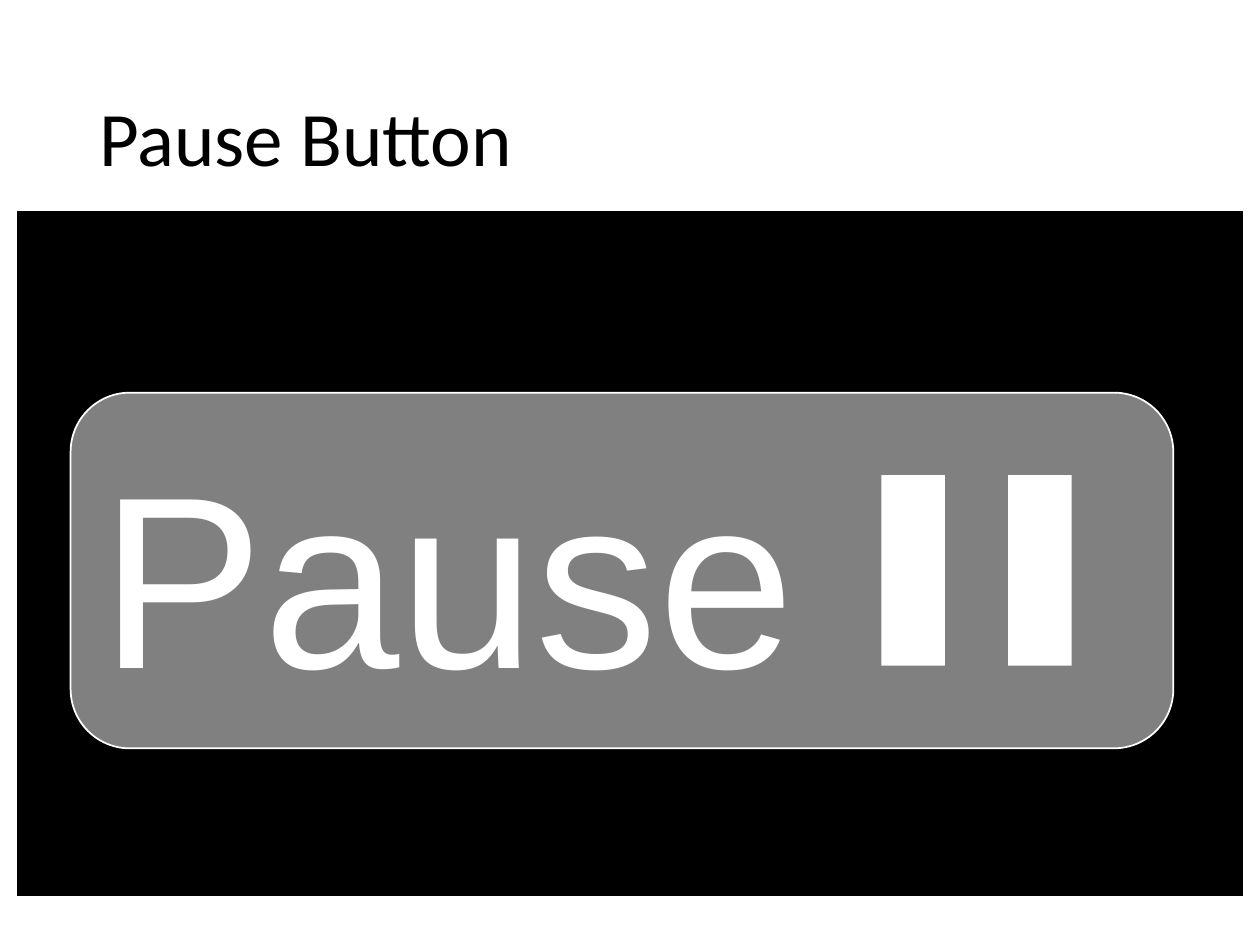
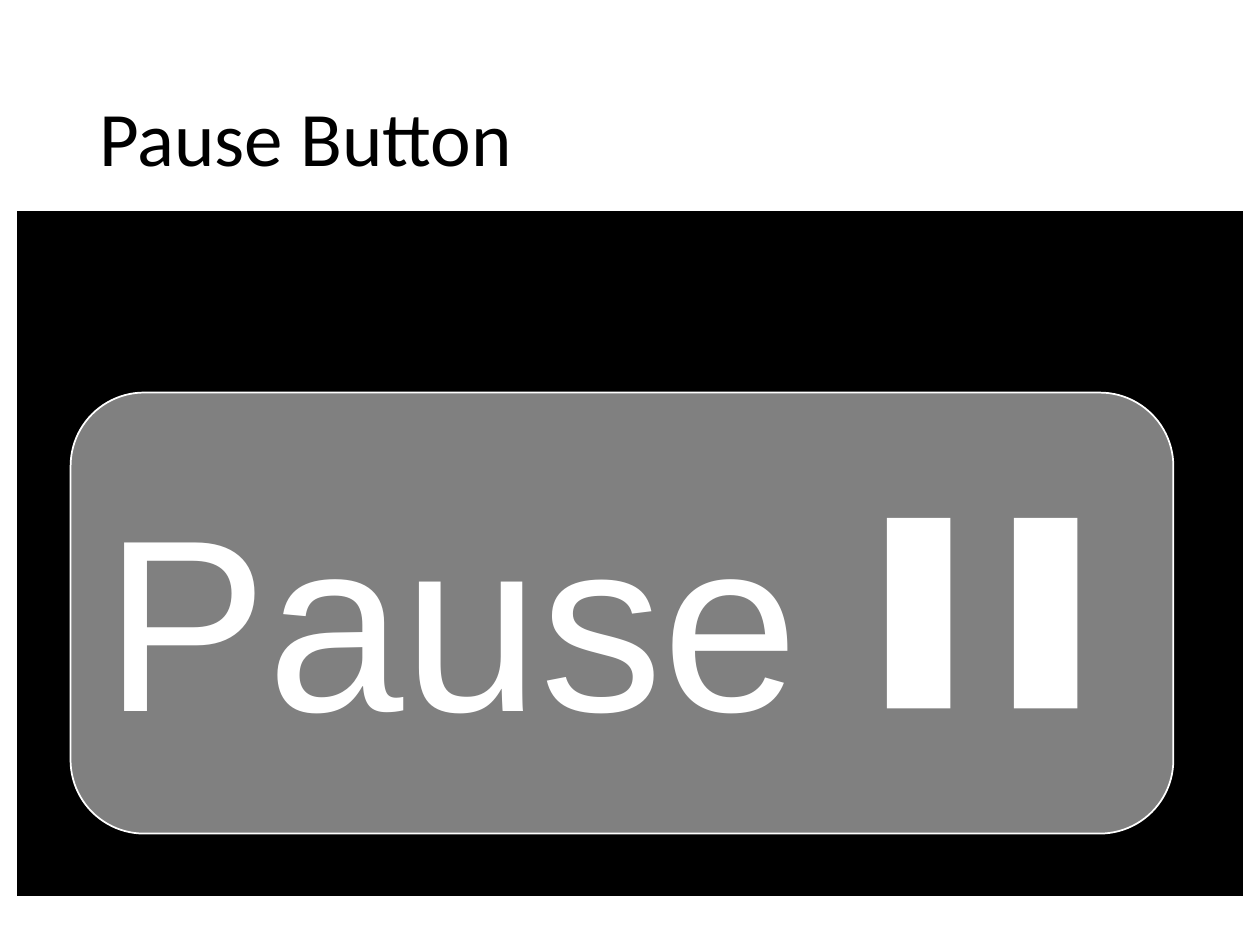
Before and after one commit to kjebb8/RF1, a slide deck: slide 5 of Assets/RF1_iOS Image Assets.pptx. Drawn at 1260x945 pixels with LibreOffice and Linux fonts; fonts in the diff are those of the drawing. Boxes give left, top, right and bottom in pixels: in the first picture for what was removed or moved away, otherwise in the second. Text is boxed around its words. In the diff, an @@ line names an element or a change of style, - is before the commit and + after.

Commit message:
Add runTimer, fix button aspect ratio, added popup for stop button

```diff
--- a/Assets/RF1_iOS Image Assets.pptx
+++ b/Assets/RF1_iOS Image Assets.pptx
@@ rounded rectangle "Pause": place and size @@
-rounded rectangle "Pause" at (71,393,1173,748)
+rounded rectangle "Pause" at (71,393,1173,834)
@@ freeform shape: place and size @@
-freeform shape at (881,475,1071,665)
+freeform shape at (887,518,1077,708)
```
Also in this commit, not shown: 1 other slide changed, 1 slide added, 16 other files.
